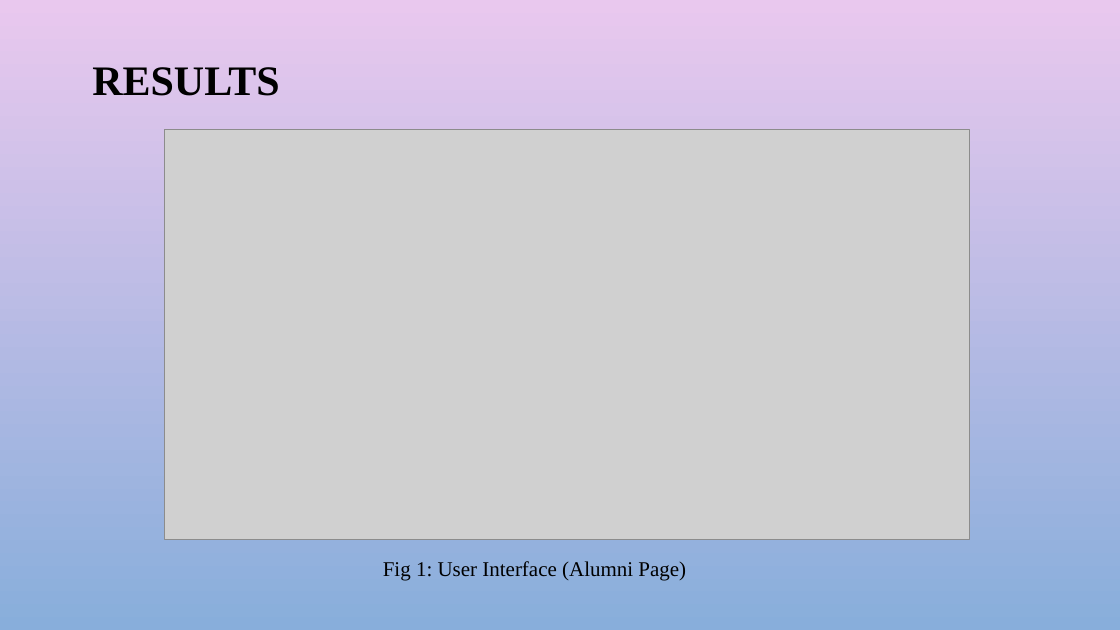
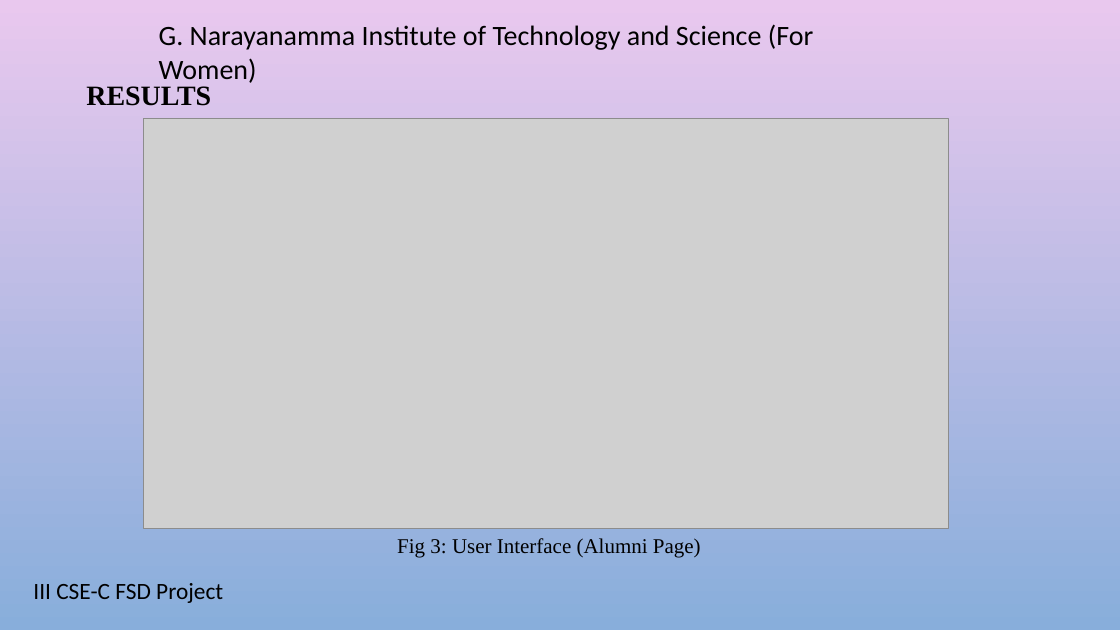
Before and after one commit to AkhilaS17/PlacePrepPortal, a slide deck: slide 7 of Placeprep.pptx. Drawn at 1120x630 pixels with LibreOffice and Linux fonts; fonts in the diff are those of the drawing; grey boxes stand for pictures; background and template pictures are left out. Boxes give left, top, right and bottom in pixels: in the first picture for what was removed or moved away, otherwise in the second. Text is boxed around its words. In the diff, an @@ line names an element or a change of style, - is before the commit and + after.

```diff
--- a/Placeprep.pptx
+++ b/Placeprep.pptx
@@ text added at box(159, 24, 813, 83), 24 pt, text #000000 @@
+G. Narayanamma Institute of Technology and Science (For Women)
@@ title "RESULTS": place and size @@
-title "RESULTS" at box(92, 67, 279, 96)
+title "RESULTS" at box(86, 86, 211, 106)
@@ title "RESULTS" at box(86, 86, 211, 106): size 36 to 24 pt @@
@@ picture: place and size @@
-picture at box(165, 130, 970, 539)
+picture at box(144, 118, 949, 528)
@@ text at box(397, 538, 701, 558): text changed @@
-Fig 1: User Interface (Alumni Page)
+Fig 3: User Interface (Alumni Page)
@@ text added at box(33, 583, 223, 603), 20 pt, text #000000 @@
+III CSE-C FSD Project
```
Also in this commit, not shown: 12 other slides changed.
